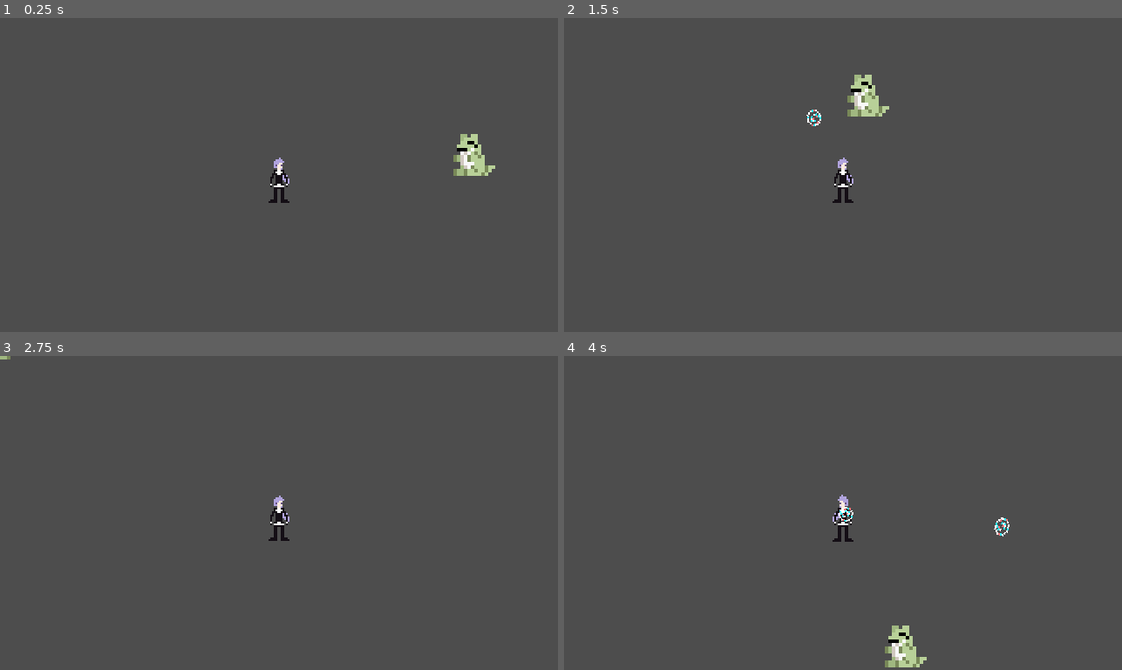
Above: before the commit, frames 1-4 (two rows, left to right).
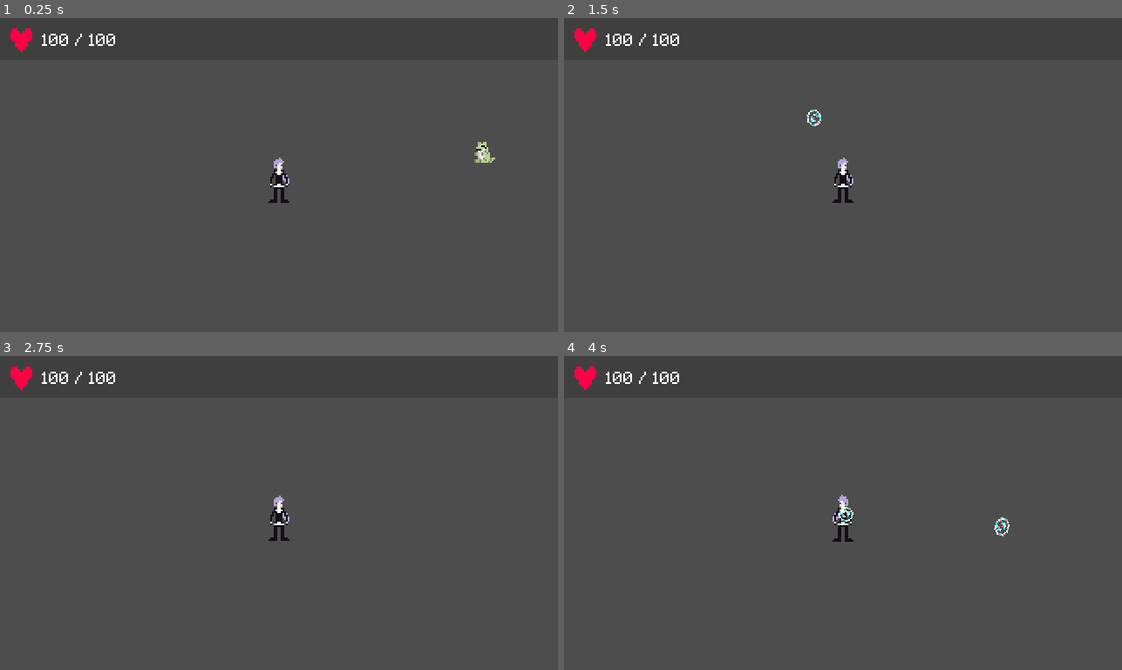
Above: after the commit, the same moments.

Repository: Th-eo/ultra-wormhole-jam
Game: Godot game, scene res://src/main.tscn
The game is run twice, just before and just after one commit, with the same random seed, the same clock (stepped at 60 frames per second) and the same inputs.
Inputs (mouse positions are in pixels of both pictures, inside the frame that each line leads up to):
- Up to frame 1 (0.25 s): no input
- Up to frame 2 (1.5 s): move the mouse to (965, 159) at 0.52 s; hold D (right) 0.53-1.28 s; hold Shift (special) 0.53-1.28 s; move the mouse to (731, 190) at 1.27 s; hold S (down) from 1.28 s (still down); tap Space (fire) at 1.35 s
- Up to frame 3 (2.75 s): tap Shift (special) at 1.55 s; move the mouse to (334, 443) at 2.02 s; release S (down) at 2.03 s; hold D (right) from 2.03 s (still down); hold Shift (special) from 2.03 s (still down)
- Up to frame 4 (4 s): tap Enter at 2.75 s; move the mouse to (815, 575) at 2.77 s; release D (right) at 2.78 s; release Shift (special) at 2.78 s; hold W (up) 2.78-3.53 s; tap Shift (special) at 2.85, 3.8 s; move the mouse to (1010, 560) at 3.52 s; hold A (left) from 3.53 s (still down); hold Space (fire) from 3.53 s (still down)

The runs differ from the first frame. In frame 1, 1.1% of the frame differs, in the area x 1-89%, y 3-51%; in frame 2, 1.0%; in frame 3, 0.4%; in frame 4, 1.0%.

Commit message:
Enemy death anim and hpbar

Diff:
--- /dev/null
+++ b/src/entities/deathanimparticles.gd
@@ -0,0 +1,5 @@
+extends CPUParticles2D
+
+func _ready():
+	set_emitting(true)
+	$Stars.set_emitting(true)
--- /dev/null
+++ b/src/entities/deathanimparticles.tscn
@@ -0,0 +1,59 @@
+[gd_scene load_steps=7 format=3 uid="uid://686q7t6nv11h"]
+
+[ext_resource type="Texture2D" uid="uid://cy7wdjfenfknw" path="res://assets/particles/confetti.png" id="1_f50n5"]
+[ext_resource type="Texture2D" uid="uid://blt28wbs38gbd" path="res://assets/particles/star.png" id="2_nl7eq"]
+[ext_resource type="Script" path="res://src/entities/deathanimparticles.gd" id="2_o42t4"]
+
+[sub_resource type="CanvasItemMaterial" id="CanvasItemMaterial_7ei7w"]
+particles_animation = true
+particles_anim_h_frames = 1
+particles_anim_v_frames = 12
+particles_anim_loop = false
+
+[sub_resource type="Gradient" id="Gradient_ietfn"]
+offsets = PackedFloat32Array(0.337748, 1)
+colors = PackedColorArray(1, 1, 1, 1, 1, 1, 1, 0)
+
+[sub_resource type="CanvasItemMaterial" id="CanvasItemMaterial_103sf"]
+particles_animation = true
+particles_anim_h_frames = 1
+particles_anim_v_frames = 4
+particles_anim_loop = false
+
+[node name="CPUParticles2D" type="CPUParticles2D"]
+material = SubResource("CanvasItemMaterial_7ei7w")
+emitting = false
+amount = 20
+lifetime = 0.5
+one_shot = true
+explosiveness = 0.5
+randomness = 1.0
+lifetime_randomness = 1.0
+texture = ExtResource("1_f50n5")
+direction = Vector2(0, -1)
+initial_velocity_min = 200.0
+initial_velocity_max = 500.0
+angular_velocity_min = 360.0
+angular_velocity_max = 360.0
+color_ramp = SubResource("Gradient_ietfn")
+anim_offset_max = 1.0
+script = ExtResource("2_o42t4")
+
+[node name="Stars" type="CPUParticles2D" parent="."]
+material = SubResource("CanvasItemMaterial_103sf")
+emitting = false
+amount = 10
+lifetime = 0.5
+one_shot = true
+explosiveness = 1.0
+randomness = 1.0
+lifetime_randomness = 1.0
+texture = ExtResource("2_nl7eq")
+direction = Vector2(0, -1)
+initial_velocity_min = 200.0
+initial_velocity_max = 400.0
+angular_velocity_min = 360.0
+angular_velocity_max = 360.0
+color_ramp = SubResource("Gradient_ietfn")
+anim_speed_max = 0.3
+anim_offset_max = 1.0
--- a/src/entities/enemy.gd
+++ b/src/entities/enemy.gd
@@ -2,9 +2,10 @@
 
 const SPEED = 100.0
 var target : Player = null
+var death_particles = preload("res://src/entities/deathanimparticles.tscn")
 
-@export var hp: int = 100.0
-@onready var cur_hp = hp
+@export var hp: float = 100
+@onready var cur_hp: float = hp
 @export var knockback_resist: int = 0
 @export var atk: int = 10
 @export var def: int = 10
@@ -15,6 +16,7 @@
 func _ready():
 	# Find Player in parent ("World/Main" node)
 	target = get_parent().get_node("Player")
+	$TextureProgressBar.visible = false
 
 func _physics_process(delta):
 	if target and move and cur_hp > 0:
@@ -29,27 +31,48 @@
 	elif cur_hp > 0:
 		$AnimationPlayer.play("idle") # TODO
 
-func handle_hit():
+func handle_hit(damage):
+	var tween = get_tree().create_tween().set_trans(Tween.TRANS_LINEAR)
+	var tween2 = get_tree().create_tween().set_trans(Tween.TRANS_LINEAR)
 	if cur_hp > 0:
-		var tween = get_tree().create_tween().set_trans(Tween.TRANS_LINEAR)
 		tween.tween_property($Sprite2D.get_material(), "shader_parameter/amount", 20, .06)
 		tween.tween_property($Sprite2D.get_material(), "shader_parameter/amount", 0, .2)
 		var shake = 1.5
 		var shake_duration = 0.05
 		var shake_count = 3
-		var tween2 = get_tree().create_tween().set_trans(Tween.TRANS_LINEAR)
 		for i in shake_count:
 			tween2.tween_property($Sprite2D, "position", Vector2(randf_range(-shake, shake), randf_range(-shake, shake)), shake_duration)
 			tween2.tween_property($Sprite2D, "position", Vector2(0,0), .01)
-		cur_hp -= 20 # Replace with real damage formula
+		cur_hp -= damage # Replace with real damage formula
+	if cur_hp < hp: # Show HP bar if the enemy is damaged
+		show_hp()
+	update_hp()
 	if cur_hp <= 0:
+		tween.stop()
+		tween2.stop()
 		die()
 
+func show_hp():
+	pass
+
+func update_hp():
+	var progress = cur_hp / hp * 100
+	$TextureProgressBar.setProgress(progress)
+
+# Files should be preloaded so there's no minilag
+# Alternatively you can use load(path to the file) to load them immediately
+# But not just the string
+var death_sprite = preload("res://assets/particles/death_test.png")
+
 func die():
-	$Sprite2D.texture = "res://assets/particles/death_test.png"
+	$Sprite2D.texture = death_sprite
 	move = false
-	$Hurtbox.monitoring = false
-	$Hurtbox.monitorable = false
+	$Hurtbox.set_deferred("monitoring" ,false)
+	$Hurtbox.set_deferred("monitorable" ,false)
 	$AnimationPlayer.play("death")
 	await $AnimationPlayer.animation_finished
 	queue_free()
+	var death = death_particles.instantiate()
+	death.set_scale(scale)
+	death.global_position = global_position
+	get_parent().add_child(death)
--- a/src/entities/enemy.tscn
+++ b/src/entities/enemy.tscn
@@ -1,8 +1,14 @@
-[gd_scene load_steps=12 format=3 uid="uid://4e2841gfylxf"]
+[gd_scene load_steps=18 format=3 uid="uid://4e2841gfylxf"]
 
 [ext_resource type="Script" path="res://src/entities/enemy.gd" id="1_3rway"]
 [ext_resource type="Texture2D" uid="uid://be2g6xsny5ubp" path="res://assets/characters/substitute.png" id="2_0vjb3"]
 [ext_resource type="Shader" path="res://src/shaders/chromaticaberration.gdshader" id="2_36hp7"]
+[ext_resource type="Texture2D" uid="uid://deumu276desrf" path="res://assets/ui/health_under.png" id="4_514tn"]
+[ext_resource type="Texture2D" uid="uid://bu0ub4ammx75f" path="res://assets/ui/health_100.png" id="5_7tdfq"]
+[ext_resource type="Texture2D" uid="uid://da1q3hmynq7an" path="res://assets/ui/health_over.png" id="5_aevpx"]
+[ext_resource type="Script" path="res://src/entities/enemyhpbar.gd" id="6_xvxrc"]
+[ext_resource type="Texture2D" uid="uid://6jdw7jysmdv1" path="res://assets/ui/health_75.png" id="7_2e7p3"]
+[ext_resource type="Texture2D" uid="uid://stk1t8ojo0c0" path="res://assets/ui/health_30.png" id="8_byfnx"]
 
 [sub_resource type="CapsuleShape2D" id="CapsuleShape2D_k301x"]
 radius = 11.0
@@ -72,3 +78,23 @@
 libraries = {
 "": SubResource("AnimationLibrary_af8nc")
 }
+
+[node name="TextureProgressBar" type="TextureProgressBar" parent="."]
+anchors_preset = 5
+anchor_left = 0.5
+anchor_right = 0.5
+offset_left = -9.0
+offset_top = -19.0
+offset_right = 8.0
+offset_bottom = -11.0
+grow_horizontal = 2
+size_flags_horizontal = 4
+size_flags_vertical = 4
+value = 100.0
+texture_under = ExtResource("4_514tn")
+texture_over = ExtResource("5_aevpx")
+texture_progress = ExtResource("5_7tdfq")
+script = ExtResource("6_xvxrc")
+greenTexture = ExtResource("5_7tdfq")
+orangeTexture = ExtResource("7_2e7p3")
+redTexture = ExtResource("8_byfnx")
--- /dev/null
+++ b/src/entities/enemyhpbar.gd
@@ -0,0 +1,21 @@
+extends TextureProgressBar
+
+@export var greenTexture: Texture
+@export var orangeTexture: Texture
+@export var redTexture: Texture
+
+func _ready():
+	set_progress_texture(greenTexture)  # Set the initial texture
+
+func setProgress(progress):
+	visible = true
+	if progress / 100 >= 0.31:  # Swap to orange texture when progress is 31% or higher
+		set_progress_texture(orangeTexture)
+	elif progress / 100 <= 0.3:  # Swap to red texture when progress is 30% or lower
+		set_progress_texture(redTexture)
+	elif progress / 100 >= 1:
+		set_progress_texture(greenTexture)
+	else:  # If this somehow fails, use red texture
+		set_progress_texture(redTexture)
+	set_value((progress / 100) * max_value)
+	print(value)
--- a/src/entities/player.gd
+++ b/src/entities/player.gd
@@ -13,7 +13,7 @@
 	fire_timer.one_shot = false
 	fire_timer.wait_time = fire_rate
 
-func _physics_process(delta):
+func _physics_process(_delta):
 	if can_move == true: move()
 	move_and_slide()
 	if velocity.x < 0: # Flip based on direction
@@ -30,6 +30,8 @@
 		# Also the word wiggle is fun
 		can_shoot = false
 		fire_timer.start()
+	if Input.is_action_pressed("special"):
+		special()
 
 
 func move():
@@ -55,12 +57,17 @@
 	instance.target_position = get_global_mouse_position()
 	get_parent().add_child(instance)
 
+func special(): # Kill all enemies
+	for i in get_parent().get_child_count():
+		if get_parent().get_child(i).is_in_group("enemy"):
+			get_parent().get_child(i).handle_hit(1000)
+
 func wiggle():
 	var tween = get_tree().create_tween().set_trans(Tween.TRANS_BOUNCE)
 	tween.tween_property($Sprite2D, "scale", Vector2(1.2, 1.2), 0.05)
 	tween.tween_property($Sprite2D, "scale", Vector2(1, 1), 0.05)
 
-func _process(delta):
+func _process(_delta):
 	pass
 
 
--- a/src/entities/projectile.gd
+++ b/src/entities/projectile.gd
@@ -43,5 +43,5 @@
 
 func _on_area_entered(area):
 	if area.get_parent().has_method("handle_hit"):
-		area.get_parent().handle_hit()
+		area.get_parent().handle_hit(20)
 		die()
--- a/src/entities/projectileorigin.gd
+++ b/src/entities/projectileorigin.gd
@@ -1,4 +1,4 @@
 extends Node2D
 
-func _process(delta):
+func _process(_delta):
 	look_at(get_global_mouse_position())
--- a/src/main.tscn
+++ b/src/main.tscn
@@ -1,16 +1,40 @@
-[gd_scene load_steps=3 format=3 uid="uid://dnrvhfhuxy3hd"]
+[gd_scene load_steps=5 format=3 uid="uid://dnrvhfhuxy3hd"]
 
+[ext_resource type="FontFile" uid="uid://bs17l8t6k8fpa" path="res://assets/fonts/LanaPixel.ttf" id="1_b7uc1"]
 [ext_resource type="PackedScene" uid="uid://4rc3jy1qoxx0" path="res://src/entities/player.tscn" id="1_nyl0g"]
 [ext_resource type="PackedScene" uid="uid://4e2841gfylxf" path="res://src/entities/enemy.tscn" id="2_fb482"]
+[ext_resource type="Texture2D" uid="uid://caga75fkng2gn" path="res://assets/ui/health.png" id="2_pjep0"]
 
 [node name="Main" type="Node2D"]
 
 [node name="UI" type="CanvasLayer" parent="."]
+
+[node name="ColorRect" type="ColorRect" parent="UI"]
+offset_right = 320.0
+offset_bottom = 24.0
+color = Color(0.219608, 0.219608, 0.219608, 0.65098)
+
+[node name="RichTextLabel" type="RichTextLabel" parent="UI/ColorRect"]
+layout_mode = 0
+offset_left = 24.0
+offset_top = 8.0
+offset_right = 320.0
+offset_bottom = 32.0
+theme_override_fonts/normal_font = ExtResource("1_b7uc1")
+theme_override_font_sizes/normal_font_size = 11
+text = "100 / 100"
+
+[node name="TextureRect" type="TextureRect" parent="UI/ColorRect"]
+layout_mode = 0
+offset_right = 23.0
+offset_bottom = 24.0
+texture = ExtResource("2_pjep0")
 
 [node name="TileMap" type="TileMap" parent="."]
 format = 2
 
 [node name="Player" parent="." instance=ExtResource("1_nyl0g")]
 
-[node name="Enemy" parent="." instance=ExtResource("2_fb482")]
-position = Vector2(137, -19)
+[node name="Enemy" parent="." groups=["enemy"] instance=ExtResource("2_fb482")]
+position = Vector2(143, -18)
+scale = Vector2(0.5, 0.5)
Binary file added: assets/fonts/LanaPixel.ttf
Not shown, added: assets/fonts/LanaPixel.ttf.import
Not shown, added: assets/fonts/LanaPixel_CC-BYLicense.txt
Binary file added: assets/particles/confetti.png
Not shown, added: assets/particles/confetti.png.import
Binary file added: assets/particles/star.png
Not shown, added: assets/particles/star.png.import
Binary file added: assets/ui/health.png
Not shown, added: assets/ui/health.png.import
Binary file added: assets/ui/health_100.png
Not shown, added: assets/ui/health_100.png.import
Binary file added: assets/ui/health_30.png
(and 10 more such lines)
